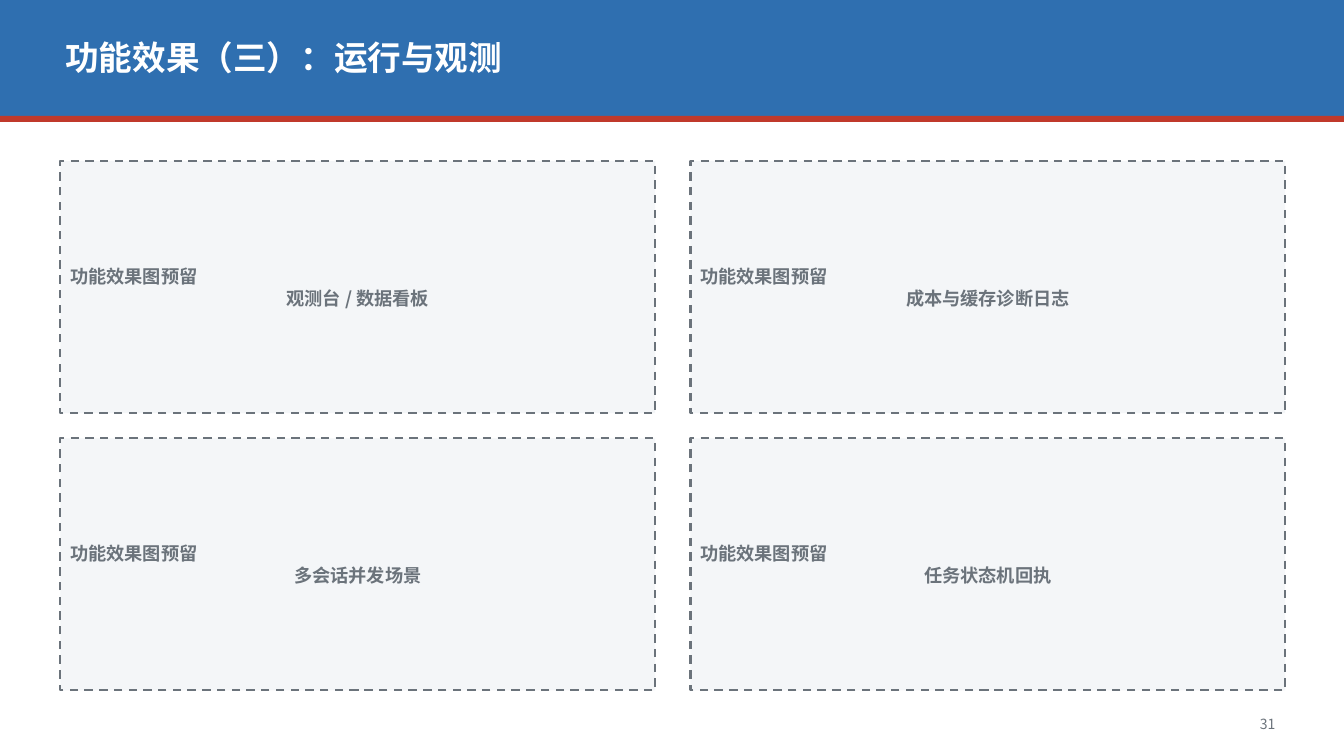
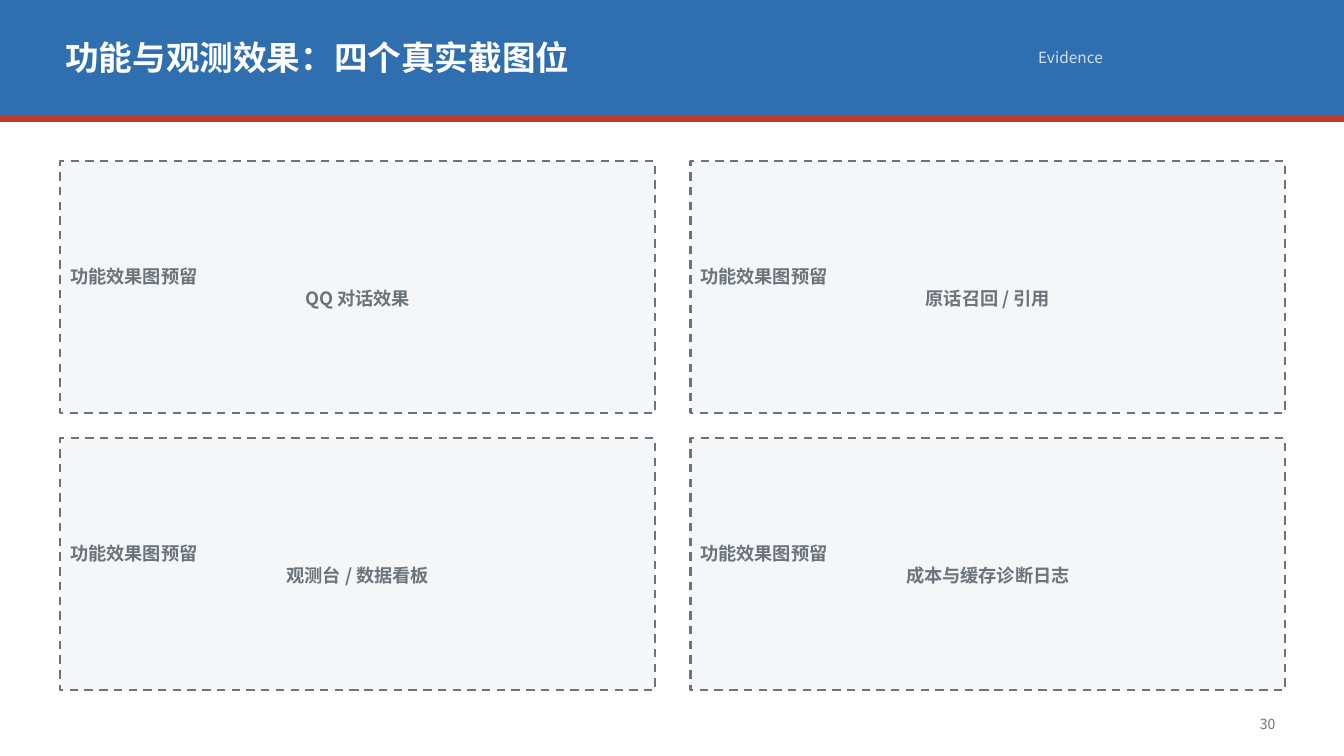
Before and after one commit to Zjx20252082383/astrbot-deepseek-template, a slide deck: slide 32 of core/识海_深度项目调研汇报.pptx (slide 33 before the commit). Drawn at 1344x756 pixels with LibreOffice and Linux fonts; fonts in the diff are those of the drawing. Boxes give left, top, right and bottom in pixels: in the first picture for what was removed or moved away, otherwise in the second. Text is boxed around its words. In the diff, an @@ line names an element or a change of style, - is before the commit and + after.

```diff
--- a/core/识海_深度项目调研汇报.pptx
+++ b/core/识海_深度项目调研汇报.pptx
@@ text at [65, 41, 569, 73]: text changed @@
-功能效果（三）：运行与观测
+功能与观测效果：四个真实截图位
@@ text added at [1038, 51, 1103, 63], 11 pt, text #CFE0F2 @@
+Evidence
@@ rectangle "功能效果图预留 QQ 对话效果": place and size @@
-rectangle "功能效果图预留 QQ 对话效果" at [691, 161, 1286, 413]
+rectangle "功能效果图预留 QQ 对话效果" at [60, 161, 655, 413]
@@ rectangle "功能效果图预留 原话召回 / 引用": place and size @@
-rectangle "功能效果图预留 原话召回 / 引用" at [60, 439, 655, 691]
+rectangle "功能效果图预留 原话召回 / 引用" at [691, 161, 1286, 413]
@@ text in rectangle at [70, 267, 411, 309]: text changed @@
-功能效果图预留
-成本与缓存诊断日志
+功能效果图预留
+QQ 对话效果
@@ text in rectangle at [700, 267, 1050, 307]: text changed @@
-功能效果图预留
-多会话并发场景
+功能效果图预留
+原话召回 / 引用
@@ rectangle "功能效果图预留 观测台 / 数据看板": place and size @@
-rectangle "功能效果图预留 观测台 / 数据看板" at [60, 161, 655, 413]
+rectangle "功能效果图预留 观测台 / 数据看板" at [60, 439, 655, 691]
@@ text in rectangle at [700, 544, 1069, 584]: text changed @@
-功能效果图预留
-任务状态机回执
+功能效果图预留
+成本与缓存诊断日志
@@ text at [1260, 718, 1276, 729]: text changed @@
-31
+30
```
Also in this commit, not shown: 14 other slides changed, 5 slides added, 6 slides removed, 2 other files.
